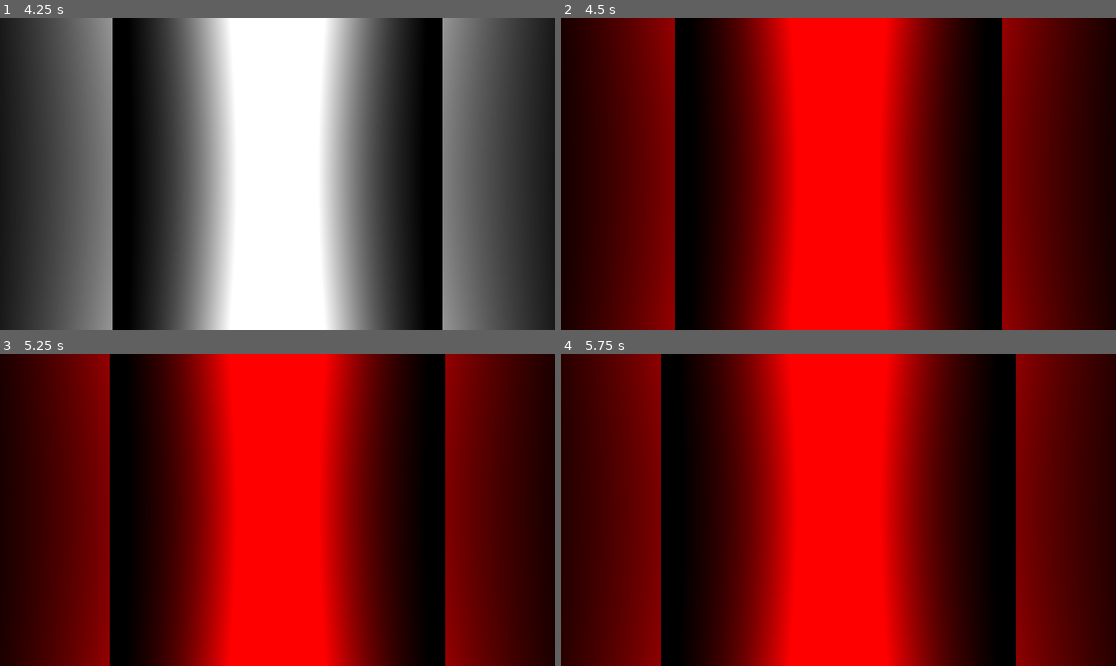
Above: before the commit, frames 1-4 (two rows, left to right).
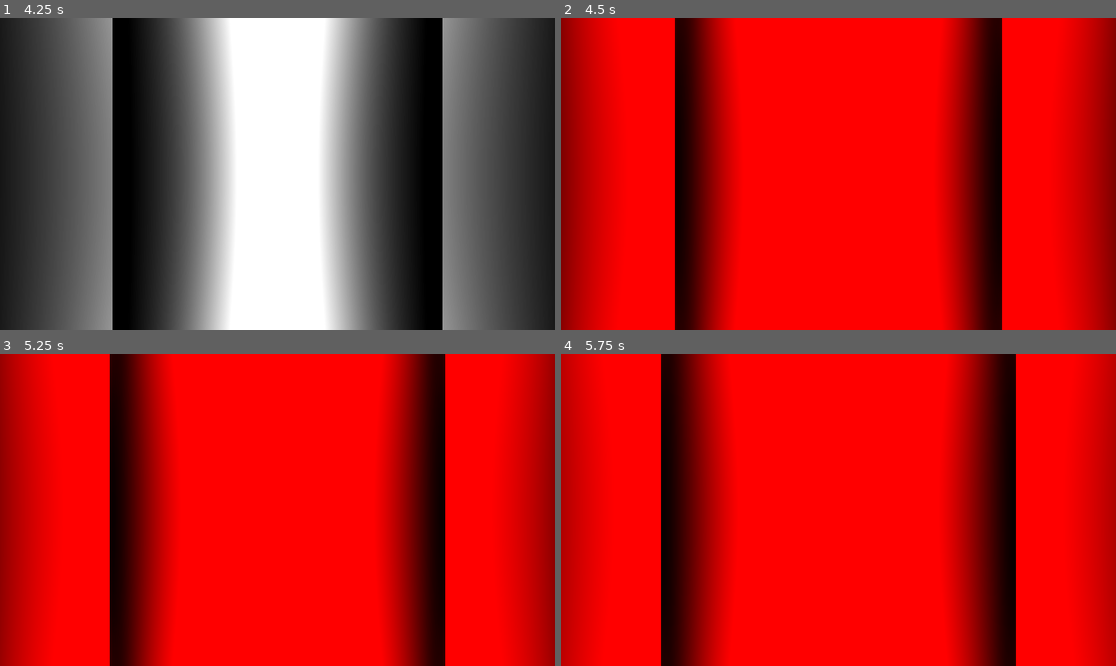
Above: after the commit, the same moments.

Repository: murumart/cgiproject
Game: Godot game, scene res://scenes/rendering_demo.tscn
Same seed, same stepped clock (60 frames per second), same inputs: the game is played once before the commit and once after it. This scene is started directly instead of the project's main scene.
Inputs (mouse positions are in pixels of both pictures, inside the frame that each line leads up to):
- Up to frame 1 (4.25 s): tap Enter (ui_accept) at 0.5, 0.77, 1.25, 1.52, 2, 2.75, 3.02, 3.5, 3.77 s; move the mouse to (249, 236) at 0.52 s; hold W 0.53-2.03 s; click (249, 236) at 0.6 s; move the mouse to (444, 220) at 1.27 s; tap E at 1.35 s; move the mouse to (111, 127) at 2.02 s; hold Q 2.03-2.78 s; hold Left (ui_left) 2.03-3.53 s; move the mouse to (305, 174) at 2.77 s; tap Shift at 2.85 s; click (305, 174) at 2.92 s; move the mouse to (194, 96) at 3.52 s; hold S from 3.53 s (still down); click (194, 96) at 3.6 s
- Up to frame 2 (4.5 s): move the mouse to (960, 158) at 4.27 s; release S at 4.28 s; hold Right (ui_right) from 4.28 s (still down); tap E at 4.35 s
- Up to frame 3 (5.25 s): tap Enter (ui_accept) at 4.52, 5 s; move the mouse to (166, 525) at 5.02 s; release Right (ui_right) at 5.03 s; hold W from 5.03 s (still down); hold Q from 5.03 s (still down); click (166, 525) at 5.17 s
- Up to frame 4 (5.75 s): keep holding W; keep holding Q

Frame 1 is identical in both runs. In frame 2, 81% of the frame differs, in the area x 0-100%, y 0-100%; in frame 3, 80%; in frame 4, 79%.
Error in both runs: Assertion failed: Couldnt' get rendering device (res://scenes/volumetric_controller.gd:42)

Commit message:
function

Diff:
--- a/scenes/rendering_demo.tscn
+++ b/scenes/rendering_demo.tscn
@@ -37,7 +37,6 @@
 grid_size = 128
 mesh_instance = NodePath("../Meshes/MeshInstance3D3")
 material = ExtResource("2_qjyat")
-simulte = true
 
 [node name="DirectionalLight3D" type="DirectionalLight3D" parent="."]
 transform = Transform3D(-0.8660254, -0.43301278, 0.25, 0, 0.49999997, 0.86602545, -0.50000006, 0.75, -0.43301266, 0, 0, 0)
--- a/shaders/volumetric_display.gdshader
+++ b/shaders/volumetric_display.gdshader
@@ -13,9 +13,22 @@
 //uniform int max_steps = 128; // Reduce this if performance is low
 uniform float mesh_size : hint_range(1, 400);
 uniform int brick_size; // Size of each brick (must match VolumetricController)
-
+uniform vec3 sun_direction = vec3(0.0, 0.0, 1.0);
 
 varying vec3 local_pos;
+
+struct RayResult {
+	vec3 color;
+	float alpha;
+	float depth;
+	int stepped_axis;
+	uint steps;
+	float passed_through;
+	float exited;
+	uint cell;
+	//vec3 normal;
+	vec3 position;
+};
 
 void vertex() {
 	local_pos = VERTEX / mesh_size;
@@ -42,79 +55,35 @@
 	}
 }
 
-
-void fragment() {
-	vec3 local_cam = (inverse(MODEL_MATRIX) * vec4(CAMERA_POSITION_WORLD, 1.0)).xyz / mesh_size; // position of the camera in object space
-	vec3 local_frag = local_pos; // position of the fragment in object space
-	vec3 dir = normalize(local_frag - local_cam); // direction to the fragment from the camera
-
-	ivec3 tex_size = textureSize(simulation_data, 0);
-	vec3 voxel_resolution = vec3(tex_size);
-
-	// Convert to voxel space (0 to voxel_resolution)
-	vec3 origin = (local_cam + 0.5) * voxel_resolution;
-
-	// DDA setup
-	const float FLT_MAX = 3.4028235e+38;
-	vec3 inv_dir = 1.0 / dir;
-	vec3 sgn_dir = sign(inv_dir); // the sign of the direction
-	inv_dir = clamp(inv_dir, vec3(-FLT_MAX), vec3(FLT_MAX));
-
-	// Calculate intersection with voxel grid bounds
-	vec3 t1 = -origin * inv_dir; // t1 is the distance to the first intersection with the voxel grid
-	vec3 t2 = (voxel_resolution - origin) * inv_dir; // t2 is the distance to the second intersection with the voxel grid
-
-	vec3 tmins = min(t1, t2);
-	vec3 tmaxs = max(t1, t2);
-
-	// Don't clamp tmin to 0 - if camera is inside the volume, tmin will be negative
-	float tmin = max(tmins.x, max(tmins.y, tmins.z));
-	float tmax = min(tmaxs.x, min(tmaxs.y, tmaxs.z));
-
-	// discard if the ray doesn't hit the volume
-	if (tmin > tmax){
-		discard;
-	}
-
-	// Move origin to entry point (or keep at camera position if inside)
-	origin += dir * max(tmin, 0.0);
-
-	// Get starting voxel coordinate
-	ivec3 coord = ivec3(clamp(floor(origin), vec3(0), voxel_resolution - 1.0));
-
-	// Calculate t values for each axis
-	// t is the distance to the next voxel boundary
-	vec3 t = (vec3(coord) + 0.5 * (1.0 + sgn_dir) - origin) * inv_dir;
-
-
-	//ivec3 istep = ivec3(sgn_dir); // step direction (1 or -1)
-	//vec3 delta = inv_dir * sgn_dir; // delta t per step
-
-	float alpha_acc = 0.0; // accumulated alpha
-	vec3 color_acc = vec3(0.0); // accumulated color
-
-
-    // debug variables
-	uint steps = 0u; // the number of steps we have taken
-	int stepped_axis = 0; // the axis we are stepping on (0 = x, 1 = y, 2 = z)
-	float depth = 0.0;
-	float exited = 0.0;
-
- 	float passed_through = 0.0;
-
-	uint cell = 0u; // cell type
-
-
-	// DDA traversal with brick map acceleration
+RayResult dda_ray_march(vec3 origin, vec3 dir, vec3 inv_dir, vec3 sgn_dir, ivec3 coord, vec3 t, vec3 voxel_resolution) {
+	RayResult res;
+	res.color = vec3(0.0);
+	res.alpha = 0.0;
+	res.depth = 0.0;
+	res.stepped_axis = 0;
+	res.steps = 0u;
+	res.passed_through = 0.0;
+	res.exited = 0.0;
+	res.cell = 0u;
+
+
+	vec3 exit_pos = vec3(0.0);
+
+	//float alpha_acc = 0.0; // accumulated alpha
+	//vec3 color_acc = vec3(0.0); // accumulated color
+
+
+
+    // DDA traversal with brick map acceleration
 	// move the ray through the voxel grid until we reach the end or alpha is 1 (find the next occupied voxel)
 	uint max_steps = uint(voxel_resolution.x * 3.0); // Safety limit
-	while (steps < max_steps) { // can make faster using max steps
-
-		steps++;
+	while (res.steps < max_steps) { // can make faster using max steps
+
+		res.steps++;
 
 		// Check if we exited the volume
 		if (any(lessThan(coord, ivec3(0))) || any(greaterThanEqual(coord, ivec3(voxel_resolution)))) {
-			exited = 1.0;
+			res.exited = 1.0;
 			break;
 		}
 
@@ -126,40 +95,42 @@
 		}
 
 		vec3 brick_uvw = (vec3(brick_coord) + 0.5) / vec3(textureSize(brick_map, 0)); // uvw coordinates of the brick
-		float brick_occupied = texture(brick_map, brick_uvw).r; // if the brick is occupied
+		float brick_occupied = textureLod(brick_map, brick_uvw, 0.0).r; // if the brick is occupied
 		//brick_occupied = 1.0;
 
 		if (brick_occupied > 0.5) {
 			vec4 voxel_data_u = texelFetch(simulation_data, coord, 0);
-			cell = uint(voxel_data_u.r * 255.0); // cell type
+			res.cell = uint(voxel_data_u.r * 255.0); // cell type
 
 
 
 			// if the voxel is occupied
-			if (cell > 0u) {
-				depth += t[stepped_axis];
+			if (res.cell > 0u) {
+				res.depth += t[res.stepped_axis];
 
 
 
 				//color_acc += my_color(cell) * 0.01 * density;
-				color_acc = mix(color_acc, my_color(cell), 0.01 * density);
-
-				if (passed_through == 0.0) {
-					switch (stepped_axis) {
-						case 0: color_acc *= vec3(0.6); break;
-						case 1: if (sgn_dir.y > 0.0) color_acc *= vec3(0.4); break;
-						case 2: color_acc *= vec3(0.7); break;
+				res.color = mix(res.color, my_color(res.cell), 0.01 * density);
+
+				if (res.passed_through == 0.0) {
+					// color the voxel based on the axis it was hit from for basic shadows
+					switch (res.stepped_axis) {
+						case 0: res.color *= vec3(0.6); break;
+						case 1: if (sgn_dir.y > 0.0) res.color *= vec3(0.4); break;
+						case 2: res.color *= vec3(0.7); break;
 					}
 				}
 
-				alpha_acc += 0.01 * density; // we add the density to the alpha
-				if (alpha_acc >= 1.0) {
-					alpha_acc = 1.0;
+				res.alpha += 0.01 * density; // we add the density to the alpha
+				if (res.alpha >= 1.0) {
+					res.alpha = 1.0;
+					res.position = exit_pos;
 					break; // if the alpha is 1, we break
 				}
-				passed_through += 1.0;
-			} else if (cell == 0u) {
-				passed_through = 0.0;
+				res.passed_through += 1.0;
+			} else if (res.cell == 0u) {
+				res.passed_through = 0.0;
 			}
 		} else {
 			// If brick is empty, skip to next brick boundary
@@ -176,10 +147,10 @@
 			// Find the closest exit point (min t)
 			float t_exit = min(t_brick.x, min(t_brick.y, t_brick.z)); // find the closest exit point
 
-			stepped_axis = (t_brick.x <= t_brick.y && t_brick.x <= t_brick.z) ? 0 : (t_brick.y <= t_brick.z ? 1 : 2); // find the axis we hit
+			res.stepped_axis = (t_brick.x <= t_brick.y && t_brick.x <= t_brick.z) ? 0 : (t_brick.y <= t_brick.z ? 1 : 2); // find the axis we hit
 
 			// Calculate the exact world position at the boundary
-			vec3 exit_pos = origin + (dir * t_exit);
+			exit_pos = origin + (dir * t_exit);
 
 			// Add a bias vector in the direction of travel.
 			// This pushes the point physically INTO the next voxel.
@@ -199,10 +170,9 @@
 		// Find the closest exit point (min t)
 		float t_exit = min(t.x, min(t.y, t.z));
 
-		stepped_axis = (t.x <= t.y && t.x <= t.z) ? 0 : (t.y <= t.z ? 1 : 2);
-
-
-		vec3 exit_pos = origin + (dir * t_exit);
+		res.stepped_axis = (t.x <= t.y && t.x <= t.z) ? 0 : (t.y <= t.z ? 1 : 2);
+
+		exit_pos = origin + (dir * t_exit);
 
 		// Add a bias vector in the direction of travel.
 		// This pushes the point physically INTO the next voxel.
@@ -214,76 +184,102 @@
 
 		coord = next_coord;
 		t = (vec3(coord) + 0.5 * (1.0 + sgn_dir) - origin) * inv_dir;
-
-
-
-
-/*
-
-		// Step to next voxel boundary
-		if (t.x < t.y) { // x is the smallest
-			if (t.x < t.z) { // x is the smallest
-				coord.x += istep.x;
-				t.x += delta.x;
-				stepped_axis = 0;
-			} else { // z is the smallest
-				coord.z += istep.z;
-				t.z += delta.z;
-				stepped_axis = 2;
-			}
-		} else { // y is the smallest
-			if (t.y < t.z) { // y is the smallest
-				coord.y += istep.y;
-				t.y += delta.y;
-				stepped_axis = 1;
-			} else { // z is the smallest
-				coord.z += istep.z;
-				t.z += delta.z;
-				stepped_axis = 2;
-			}
-		}*/
-
-	}
-
+	}
+	return res;
+}
+
+
+void fragment() {
+	vec3 local_cam = (inverse(MODEL_MATRIX) * vec4(CAMERA_POSITION_WORLD, 1.0)).xyz / mesh_size; // position of the camera in object space
+	vec3 local_frag = local_pos; // position of the fragment in object space
+	vec3 dir = normalize(local_frag - local_cam); // direction to the fragment from the camera
+
+	ivec3 tex_size = textureSize(simulation_data, 0);
+	vec3 voxel_resolution = vec3(tex_size);
+
+	// Convert to voxel space (0 to voxel_resolution)
+	vec3 origin = (local_cam + 0.5) * voxel_resolution;
+
+	// DDA setup
+	const float FLT_MAX = 3.4028235e+38;
+	vec3 inv_dir = 1.0 / dir;
+	vec3 sgn_dir = sign(inv_dir); // the sign of the direction
+	inv_dir = clamp(inv_dir, vec3(-FLT_MAX), vec3(FLT_MAX));
+
+
+	// Calculate intersection with voxel grid bounds
+	vec3 t1 = -origin * inv_dir; // t1 is the distance to the first intersection with the voxel grid
+	vec3 t2 = (voxel_resolution - origin) * inv_dir; // t2 is the distance to the second intersection with the voxel grid
+
+	vec3 tmins = min(t1, t2);
+	vec3 tmaxs = max(t1, t2);
+
+	// Don't clamp tmin to 0 - if camera is inside the volume, tmin will be negative
+	float tmin = max(tmins.x, max(tmins.y, tmins.z));
+	float tmax = min(tmaxs.x, min(tmaxs.y, tmaxs.z));
+
+	// discard if the ray doesn't hit the volume
+	if (tmin > tmax){
+		discard;
+	}
+
+	// Move origin to entry point (or keep at camera position if inside)
+	origin += dir * max(tmin, 0.0);
+
+	// Get starting voxel coordinate
+	ivec3 coord = ivec3(clamp(floor(origin), vec3(0), voxel_resolution - 1.0));
+
+	// Calculate t values for each axis
+	// t is the distance to the next voxel boundary
+	vec3 t = (vec3(coord) + 0.5 * (1.0 + sgn_dir) - origin) * inv_dir;
+
+	//ivec3 istep = ivec3(sgn_dir); // step direction (1 or -1)
+	//vec3 delta = inv_dir * sgn_dir; // delta t per step
+
+
+
+	//RayResult(vec3 color; float alpha; float depth; int stepped_axis; uint steps; float passed_through; float exited; uint cell; vec3 position;)
+	// (vec3 origin, vec3 dir, vec3 inv_dir, vec3 sgn_dir, ivec3 coord, vec3 t, vec3 voxel_resolution)
+	RayResult res = dda_ray_march(origin, dir, inv_dir, sgn_dir, coord, t, voxel_resolution);
 	//if (alpha_acc < 0.01 && render_setting != 3) discard;
 
-	depth = depth / float(max(tex_size.x, max(tex_size.y, tex_size.z)));
+	float depth = res.depth / float(max(tex_size.x, max(tex_size.y, tex_size.z)));
 	switch (render_setting) {
 		case 0: // color
-			ALBEDO = color_acc;
-
-			ALPHA = alpha_acc;
+			ALBEDO = res.color;
+
+			ALPHA = res.alpha;
 			break;
 		case 1: // depth
 			ALBEDO = vec3(depth, depth, depth);
-			ALPHA = alpha_acc;
+			ALPHA = res.alpha;
 			break;
 		case 2: // axis
-			switch (stepped_axis) {
+			switch (res.stepped_axis) {
 				case 0:
-					ALBEDO = vec3(depth, 0.0, 0.0);
-					ALPHA = alpha_acc;
+					ALBEDO = vec3(res.depth, 0.0, 0.0);
+					ALPHA = res.alpha;
 					break;
 				case 1:
-					ALBEDO = vec3(0.0, depth, 0.0);
-					ALPHA = alpha_acc;
+					ALBEDO = vec3(0.0, res.depth, 0.0);
+					ALPHA = res.alpha;
 					break;
 				case 2:
-					ALBEDO = vec3(0.0, 0.0, depth);
-					ALPHA = alpha_acc;
+					ALBEDO = vec3(0.0, 0.0, res.depth);
+					ALPHA = res.alpha;
 					break;
 				}
 			break;
 		case 3: // steps
-			ALBEDO = vec3(float(steps)) / vec3(tex_size);
+			ALBEDO = vec3(float(res.steps)) / vec3(tex_size);
 			ALPHA = 1.0;
 			break;
 		case 4:
-			ALBEDO = vec3(passed_through);
+			ALBEDO = vec3(res.passed_through);
 			ALPHA = 1.0;
 			break;
 		case 5: // exited
-			ALBEDO = vec3(exited);
+			ALBEDO = vec3(res.exited);
 			ALPHA = 1.0;
 			break;
 	}
